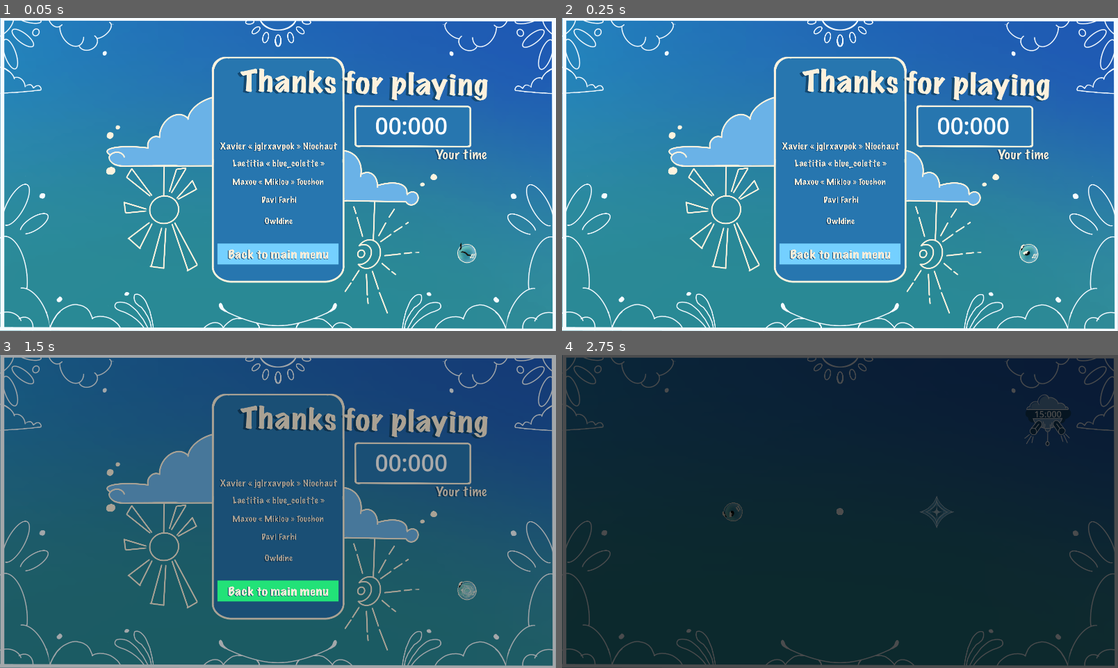
Above: before the commit, frames 1-4 (two rows, left to right).
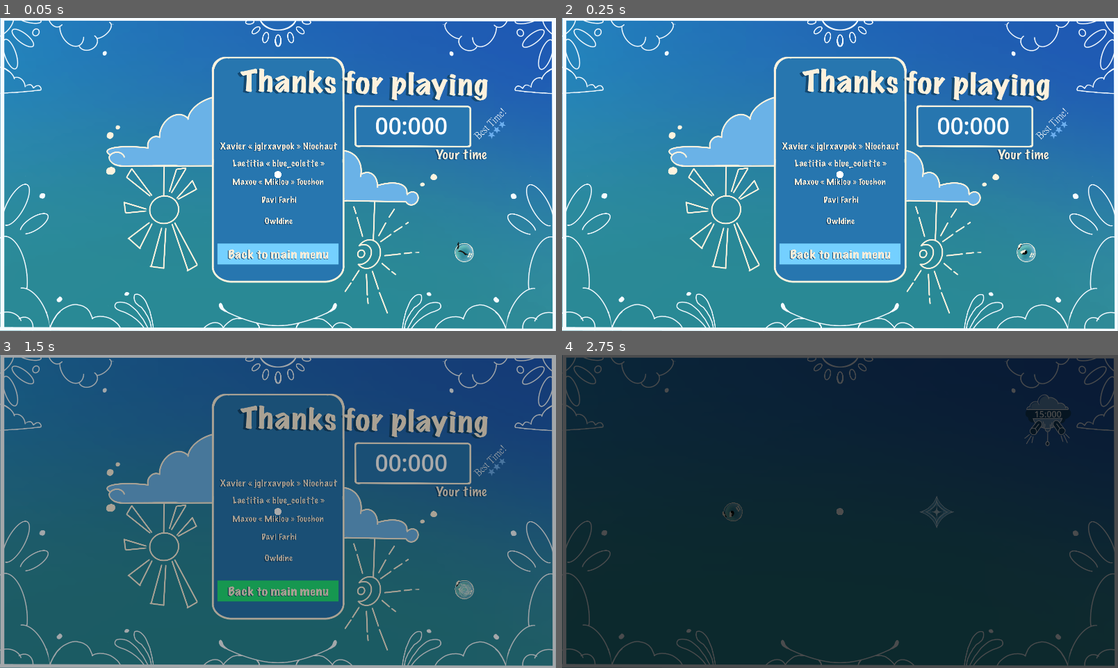
Above: after the commit, the same moments.

Repository: davifarhi/GGJ25-CrashSim-Untitled
Game: Godot game, scene res://scenes/levels/bye.tscn
The game is run twice, just before and just after one commit, with the same random seed, the same clock (stepped at 60 frames per second) and the same inputs. This scene is started directly instead of the project's main scene.
Inputs (mouse positions are in pixels of both pictures, inside the frame that each line leads up to):
- Up to frame 1 (0.05 s): no input
- Up to frame 2 (0.25 s): no input
- Up to frame 3 (1.5 s): move the mouse to (400, 495) at 0.52 s; click (400, 495) at 0.6 s; click (278, 589) at 1.25 s
- Up to frame 4 (2.75 s): click (840, 511) at 2 s

The runs differ from the first frame. In frame 1, 0.3% of the frame differs, in the area x 49-91%, y 28-79%; in frame 2, 0.3%; in frame 3, 1.7%, in the area x 39-91%, y 28-79%; in frame 4, nothing differs.

Commit message:
Added besttime! image

Diff:
--- a/ggj-crashsim-untilted/autoloads/game_manager.gd
+++ b/ggj-crashsim-untilted/autoloads/game_manager.gd
@@ -22,7 +22,7 @@
 
 var zen_mode_on: bool = false
 var time_to_completion: float = 0.
-var session_best_time: float = 0
+var session_best_time: float = 99999
 
 
 # Called when the node enters the scene tree for the first time.
--- a/ggj-crashsim-untilted/scenes/levels/bye.gd
+++ b/ggj-crashsim-untilted/scenes/levels/bye.gd
@@ -18,6 +18,9 @@
 
 	if GameManager.is_best_time():
 		GameManager.set_best_time()
+		$BestTime.show()
+	else:
+		$BestTime.hide()
 
 
 # Called every frame. 'delta' is the elapsed time since the previous frame.
--- a/ggj-crashsim-untilted/scenes/levels/bye.tscn
+++ b/ggj-crashsim-untilted/scenes/levels/bye.tscn
@@ -6,28 +6,23 @@
 [ext_resource type="PackedScene" uid="uid://cgsnmul1dmmnk" path="res://scenes/camera_2d.tscn" id="4_jyxn7"]
 [ext_resource type="PackedScene" uid="uid://5o8s6k2pnsvy" path="res://scenes/button.tscn" id="5_x1rjh"]
 [ext_resource type="Texture2D" uid="uid://bp5fbpqtqqxyd" path="res://assets/menu/BTMM.png" id="6_xy7ur"]
+[ext_resource type="Texture2D" uid="uid://bj0nq62h6hmfy" path="res://assets/menu/BestTime.png" id="7_tya22"]
 
 [node name="Bye" type="Node2D"]
-z_index = 511
-z_as_relative = false
 script = ExtResource("1_vm3el")
 
 [node name="Boubou" parent="." instance=ExtResource("2_3rw3v")]
-position = Vector2(653, 273)
+position = Vector2(644, 270)
 rotation = 1.01578
 freeze = true
 
 [node name="Camera2D" parent="." instance=ExtResource("4_jyxn7")]
-z_as_relative = false
 
 [node name="Sprite2D" type="Sprite2D" parent="."]
-z_index = 600
-z_as_relative = false
 scale = Vector2(0.5, 0.5)
 texture = ExtResource("4_6raag")
 
 [node name="TimerText" type="RichTextLabel" parent="."]
-z_index = 600
 offset_left = 226.0
 offset_top = -225.0
 offset_right = 694.0
@@ -38,7 +33,6 @@
 "
 
 [node name="ByeButtons" type="Node2D" parent="."]
-z_index = 600
 
 [node name="MainMenu" parent="ByeButtons" instance=ExtResource("5_x1rjh")]
 offset_left = 0.0
@@ -49,4 +43,11 @@
 texture_normal = ExtResource("6_xy7ur")
 bg_scale = Vector2(7, 1.2)
 
+[node name="BestTime" type="Sprite2D" parent="."]
+visible = false
+position = Vector2(732, -170)
+rotation = -0.768372
+scale = Vector2(0.494015, 0.543315)
+texture = ExtResource("7_tya22")
+
 [connection signal="ButtonClick" from="ByeButtons/MainMenu" to="." method="_on_texture_button_button_click"]
Not shown, added: ggj-crashsim-untilted/assets/menu/BestTime.png.import
Not shown: 1 places in ggj-crashsim-untilted/scenes/levels/bye.tscn that only renumber resources
